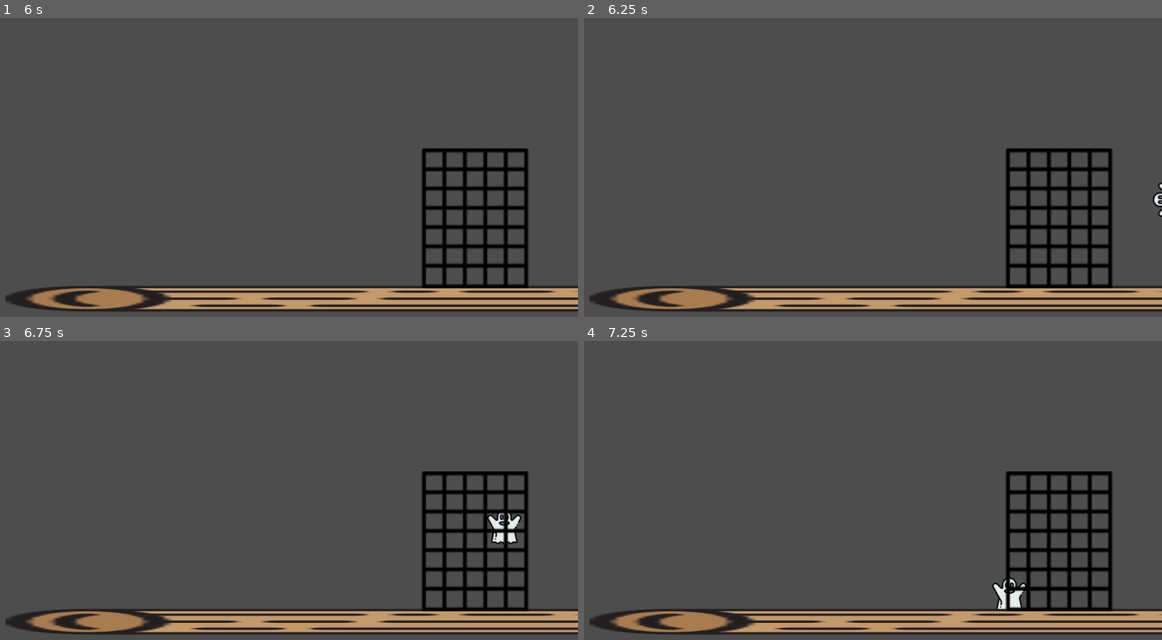
Above: before the commit, frames 1-4 (two rows, left to right).
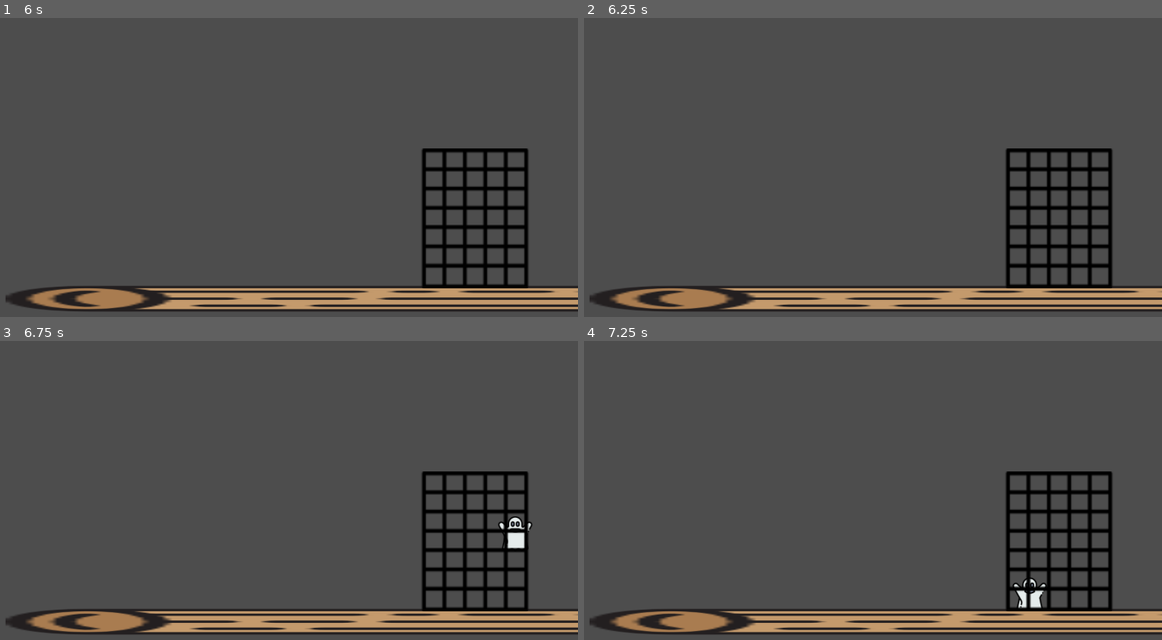
Above: after the commit, the same moments.

Repository: Shinkusen/Bug-me-out
Game: Godot game, scene res://tscn/cenario_1.tscn
Two runs of this game, one before a commit and one after it. Both use one fixed random seed, a clock stepped at 60 frames per second and the inputs below.
Inputs:
- Up to frame 1 (6 s): hold D (right) 0.53-2.03 s; tap Space (climb) at 0.6, 1.55, 2.1, 3.05, 3.6, 4.55, 5.1, 5.75 s; tap W (up) at 0.77, 1.52, 3.02, 3.77, 4.52 s; tap Shift (fly) at 0.8, 1.35, 2.3, 2.85, 3.8, 4.35, 5.3, 5.85 s; hold A (left) 2.03-2.78 s; hold D (right) 2.78-4.28 s; tap Enter at 4.25 s; hold A (left) 4.28-5.03 s; hold D (right) 5.03-5.78 s; hold A (left) from 5.78 s (still down)
- Up to frame 2 (6.25 s): keep holding A (left); tap W (up) at 6.02 s; tap Space (climb) at 6.05 s
- Up to frame 3 (6.75 s): keep holding A (left); tap Space (climb) at 6.6 s
- Up to frame 4 (7.25 s): keep holding A (left); tap W (up) at 6.77 s; tap Shift (fly) at 6.8 s

Frame 1 is identical in both runs. In frame 2, less than 0.1% of the frame differs, in the area x 98-100%, y 55-67%; in frame 3, 0.4%; in frame 4, 0.5%, in the area x 70-81%, y 79-90%.

Commit message:
adds dash
dash

Diff:
--- a/scripts/player.gd
+++ b/scripts/player.gd
@@ -1,20 +1,37 @@
 extends CharacterBody2D
 
-var climbing: bool = false
+var climbing = false
 const SPEED = 300.0
 var gravity = ProjectSettings.get_setting("physics/2d/default_gravity")
 @onready var sprite = $AnimatedSprite2D
 
-func _process(_delta: float) -> void:
+const DASH_SPEED = 900.0
+const CHARGE_TIME = 1.5 # segundos pra carregar (ajuste aqui)
+
+var charging = false
+var charge_timer = 0.0
+
+var dashing = false
+var dash_dir = 1 # 1 right -1 left
+var facing = 1
+
+func _process(_delta):
 	if Input.is_action_just_pressed("climb"):
 		climbing = !climbing
-		if not climbing: sprite.rotation = 0
+		if not climbing:
+			sprite.rotation = 0
 
 func _physics_process(delta):
 	var input_direction = Input.get_vector("left", "right", "up", "down")
 
+	if input_direction.x > 0:
+		facing = 1
+	elif input_direction.x < 0:
+		facing = -1
+
+	# ---- Movement ----
 	if climbing:
-		if input_direction:
+		if input_direction != Vector2.ZERO:
 			velocity = input_direction * SPEED
 		else:
 			velocity = velocity.move_toward(Vector2.ZERO, SPEED)
@@ -25,9 +42,54 @@
 		if not is_on_floor():
 			velocity.y += gravity * delta
 
-		if input_direction.x:
+		if input_direction.x != 0:
 			velocity.x = input_direction.x * SPEED
 		else:
 			velocity.x = move_toward(velocity.x, 0, SPEED)
 
+	# ---- Charge -----
+	if Input.is_action_just_pressed("fly") and not dashing and not climbing:
+		charging = true
+		charge_timer = 0.0
+		dash_dir = facing
+
+	# Cancels dash if key is released before time
+	if Input.is_action_just_released("fly") and charging and not dashing:
+		charging = false
+		charge_timer = 0.0
+
+	if charging and not dashing:
+		charge_timer += delta
+		velocity.x = move_toward(velocity.x, 0, SPEED)
+		# mantém gravidade normal
+		if not climbing and not is_on_floor():
+			velocity.y += gravity * delta
+
+		# Quando completa, começa o dash
+		if charge_timer >= CHARGE_TIME:
+			charging = false
+			dashing = true
+
+		move_and_slide()
+		return
+
+	# ---- Dash ----
+	if Input.is_action_just_released("fly") and dashing:
+		dashing = false
+
+	if dashing:
+		velocity.x = dash_dir * DASH_SPEED
+		velocity.y = 0.0  # Doesnt fall while dashing
+		move_and_slide()
+
+		# Stops on a wall
+		for i in range(get_slide_collision_count()):
+			var c = get_slide_collision(i)
+			if abs(c.get_normal().x) > 0.7:
+				dashing = false
+				velocity.x = 0
+				break
+		return
+
+
 	move_and_slide()
